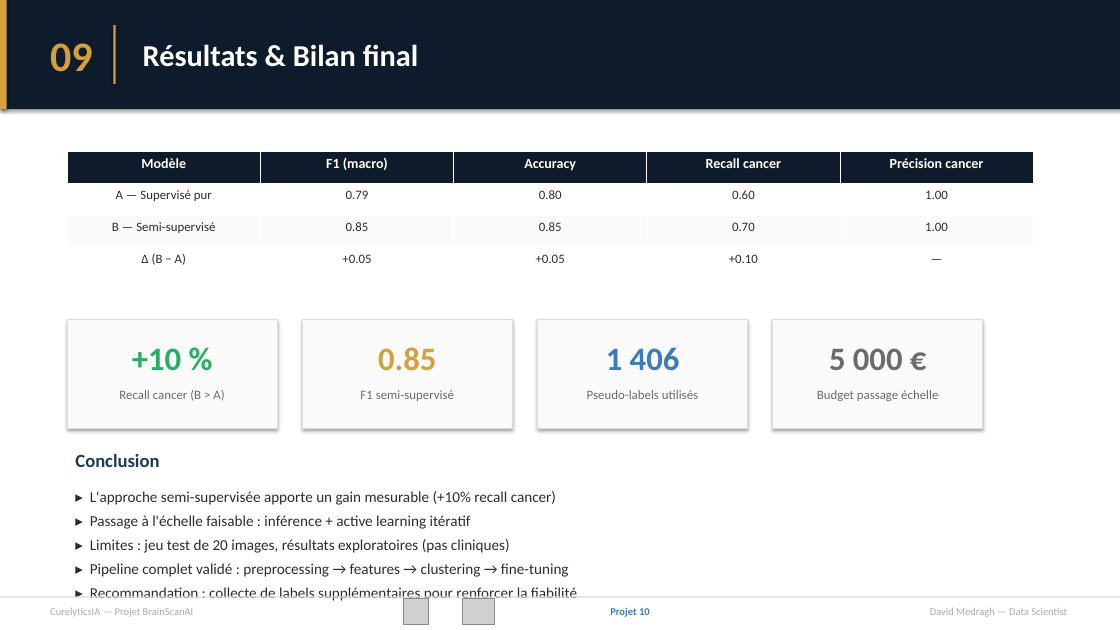
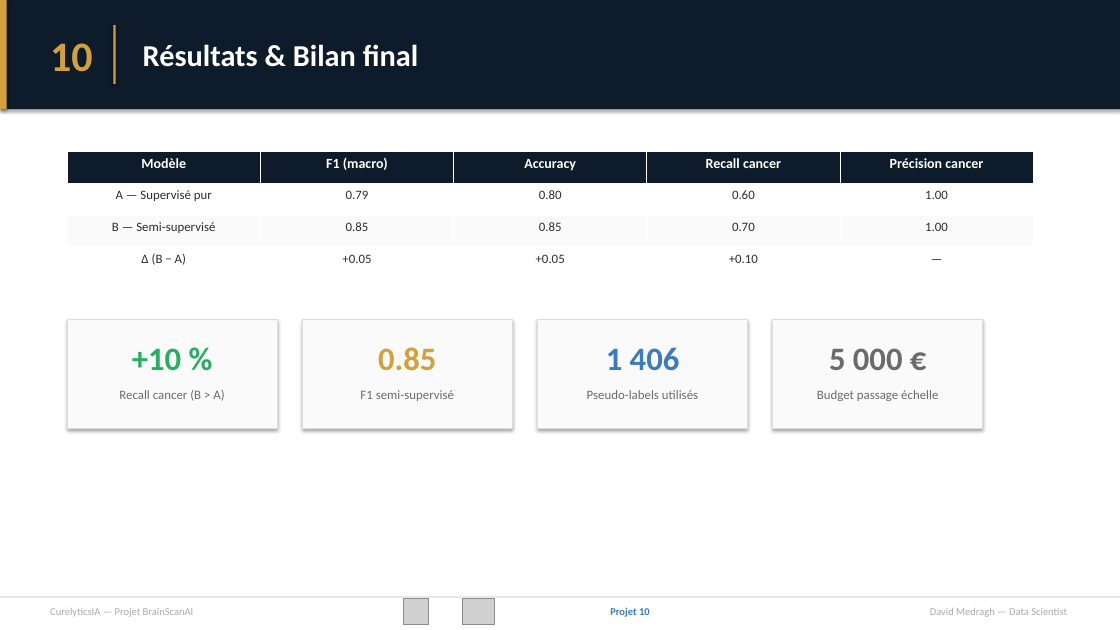
Before and after one commit to davidmedragh/projet10, a slide deck: slide 16 of livrables/projet10_presentation.pptx (slide 15 before the commit). Drawn at 1120x630 pixels with LibreOffice and Linux fonts; fonts in the diff are those of the drawing; grey boxes stand for pictures. Boxes give left, top, right and bottom in pixels: in the first picture for what was removed or moved away, otherwise in the second. Text is boxed around its words. In the diff, an @@ line names an element or a change of style, - is before the commit and + after.

```diff
--- a/livrables/projet10_presentation.pptx
+++ b/livrables/projet10_presentation.pptx
@@ text at <box>50,43,93,72</box>: text changed @@
-09
+10
@@ text removed at <box>75,454,577,603</box> @@
-Conclusion
-▸ L'approche semi-supervisée apporte un gain mesurable (+10% recall cancer)
-▸ Passage à l'échelle faisable : inférence + active learning itératif
-▸ Limites : jeu test de 20 images, résultats exploratoires (pas cliniques)
-▸ Pipeline complet validé : preprocessing → features → clustering → fine-tuning
-▸ Recommandation : collecte de labels supplémentaires pour renforcer la fiabilité
```
Also in this commit, not shown: 2 slides added, 11 other files.
